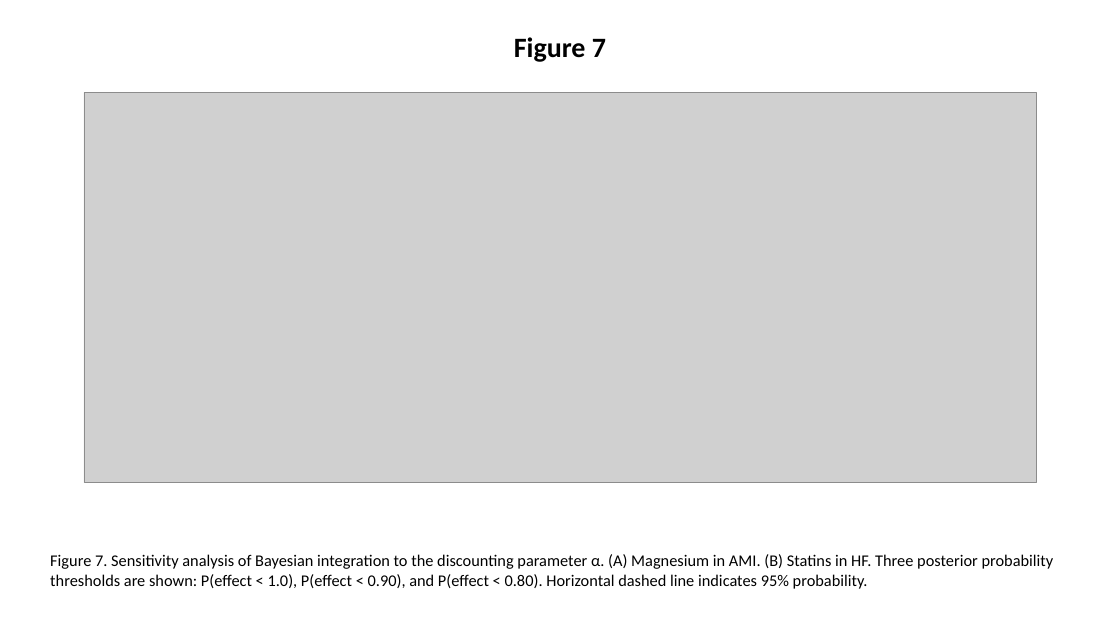
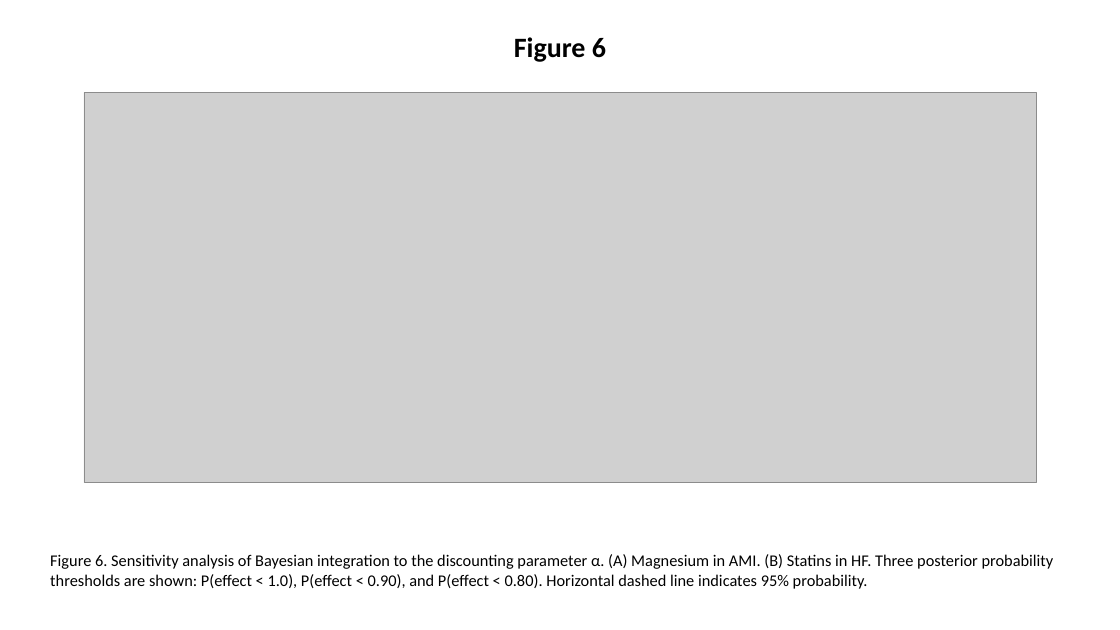
Before and after one commit to bougtoir/kotha-rct-decomposition, a slide deck: slide 6 of rct-decomposition/KOTHA_Framework_CCTC_figures.pptx (slide 7 before the commit). Drawn at 1120x630 pixels with LibreOffice and Linux fonts; fonts in the diff are those of the drawing; grey boxes stand for pictures. Boxes give left, top, right and bottom in pixels: in the first picture for what was removed or moved away, otherwise in the second. Text is boxed around its words. In the diff, an @@ line names an element or a change of style, - is before the commit and + after.

```diff
--- a/rct-decomposition/KOTHA_Framework_CCTC_figures.pptx
+++ b/rct-decomposition/KOTHA_Framework_CCTC_figures.pptx
@@ text at [514,37,606,62]: text changed @@
-Figure 7
+Figure 6
@@ text at [50,554,1054,589]: text changed @@
-Figure 7. Sensitivity analysis of Bayesian integration to the discounting parameter α. (A) Magnesium in AMI. (B) Statins in HF. Three posterior probability thresholds are shown: P(effect < 1.0), P(effect < 0.90), and P(effect < 0.80). Horizontal dashed line indicates 95% probability.
+Figure 6. Sensitivity analysis of Bayesian integration to the discounting parameter α. (A) Magnesium in AMI. (B) Statins in HF. Three posterior probability thresholds are shown: P(effect < 1.0), P(effect < 0.90), and P(effect < 0.80). Horizontal dashed line indicates 95% probability.
```
Also in this commit, not shown: 2 other slides changed, 1 slide removed, 16 other files.
